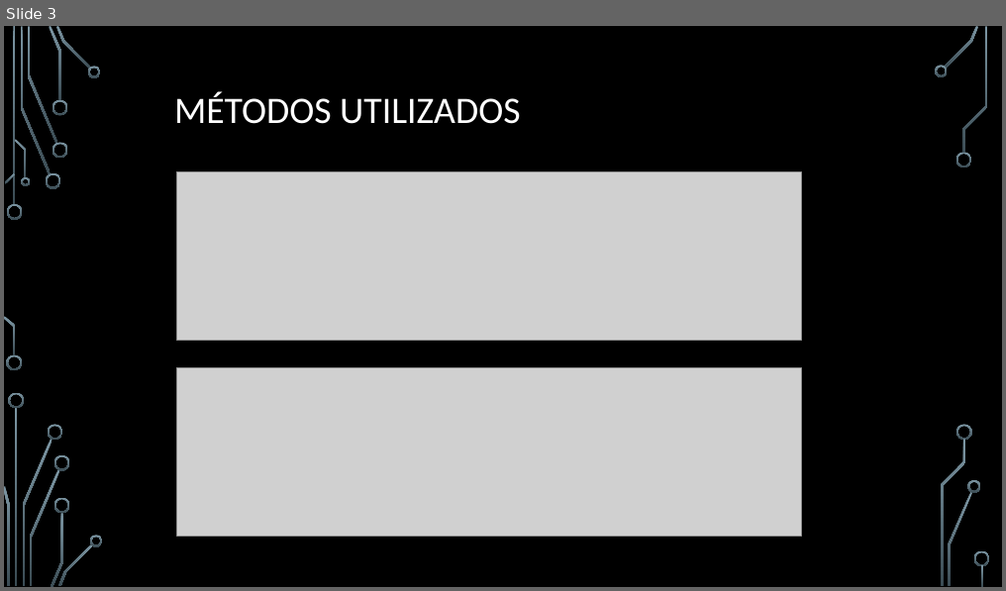
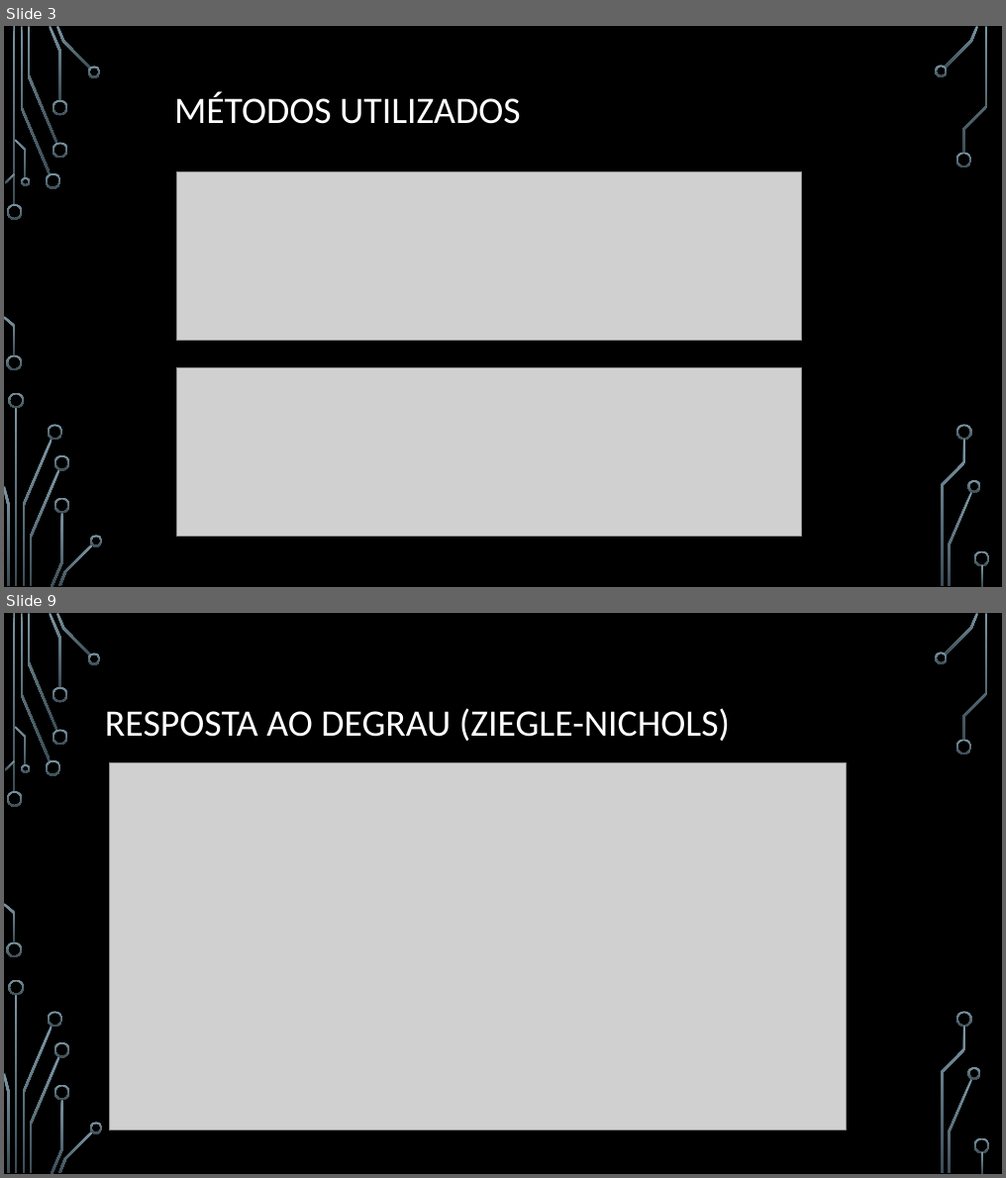
Before and after one commit to MathCarv/C213, a slide deck: documents/Trabalho de Sistemas Embarcados (C213).pptx. Shown one above the other, each under a label of ours: slide 3 before the commit, slides 3 and 9 after it; the slides between them are not shown. The pictures are 1006x591 and 1006x1178 pixels, drawn with LibreOffice and Linux fonts; fonts in the diff are those of the drawing; grey boxes stand for pictures; background and template pictures are left out. Boxes give left, top, right and bottom in pixels: in the first picture for what was removed or moved away, otherwise in the second. Text is boxed around its words. In the diff, an @@ line names an element or a change of style, - is before the commit and + after.

```diff
--- a/documents/Trabalho de Sistemas Embarcados (C213).pptx
+++ b/documents/Trabalho de Sistemas Embarcados (C213).pptx
@@ slide 9 added at <box>4,613,1002,1174</box>, background picture (left out); not listed: 36 template elements that a slide beside it also shows @@
@@ title added at <box>105,708,730,741</box>, 36 pt, text #FFFFFF @@
+RESPOSTA AO DEGRAU (ZIEGLE-NICHOLS)
@@ picture added at <box>110,762,846,1131</box> @@
```
Also in this commit, not shown: 9 other slides added, 1 slide removed, 9 other files.
